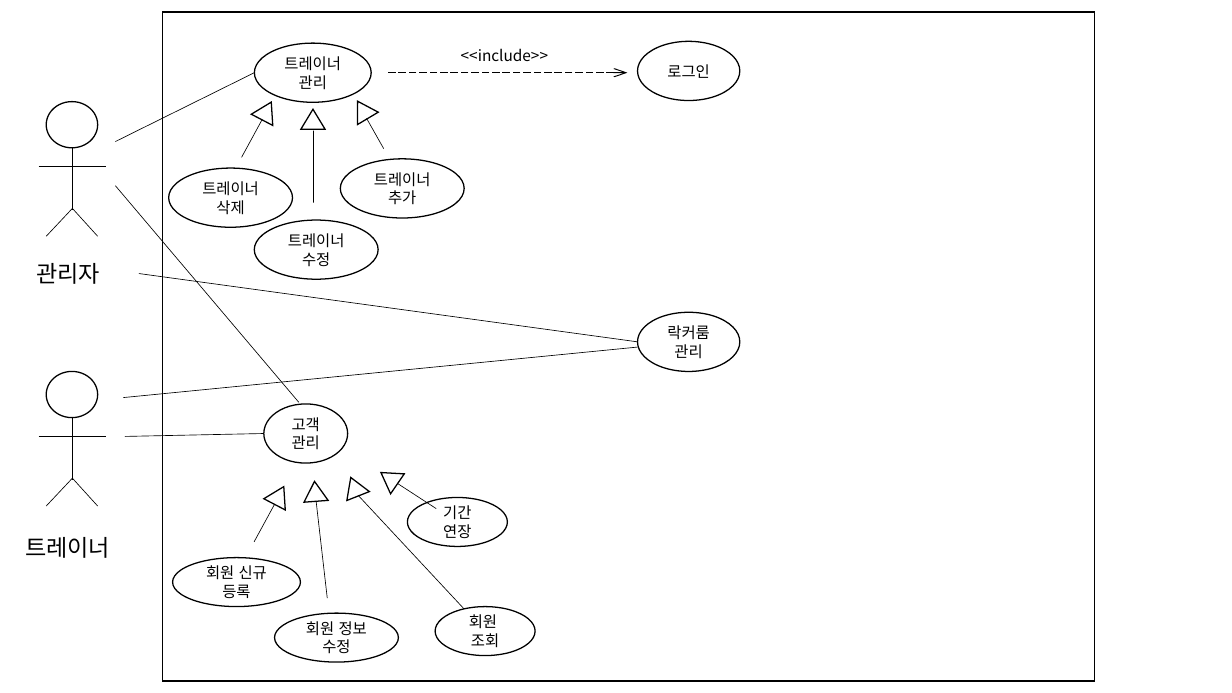
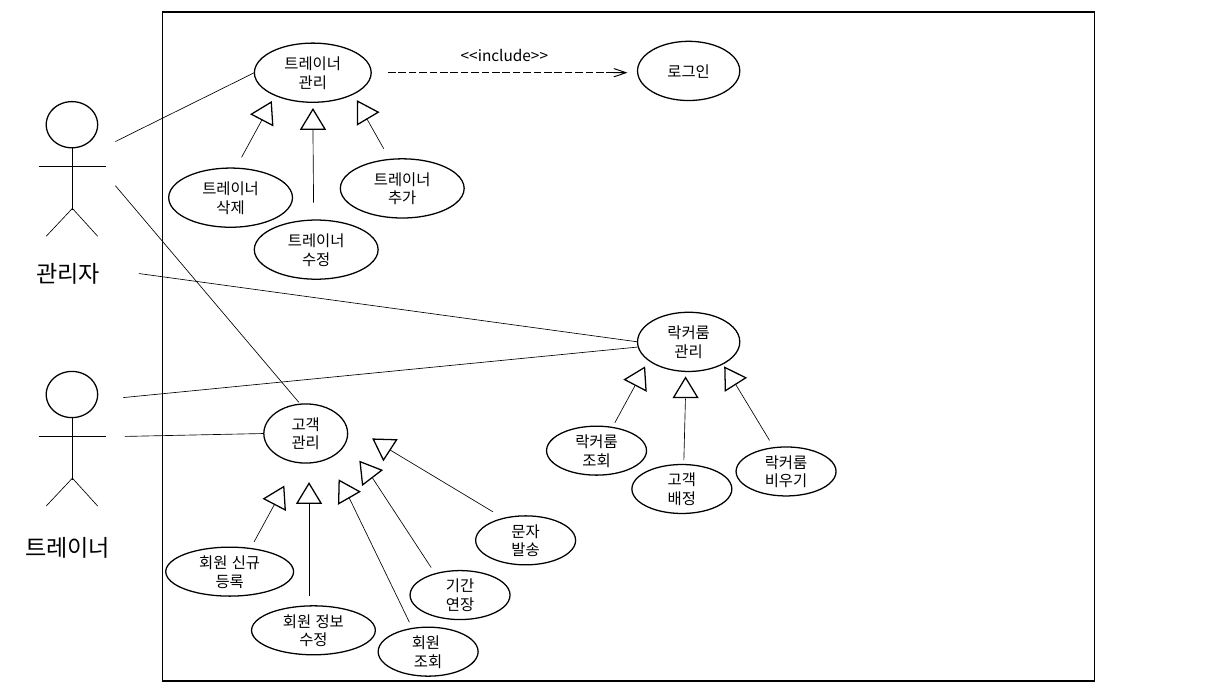
Before and after one commit to ohnchangmin/KB_study, a slide deck: slide 9 of C#/개인프로젝트/포트폴리오_GYM [자동 저장].pptx (slide 10 before the commit). Drawn at 1232x693 pixels with LibreOffice and Linux fonts; fonts in the diff are those of the drawing. Boxes give left, top, right and bottom in pixels: in the first picture for what was removed or moved away, otherwise in the second. Text is boxed around its words. In the diff, an @@ line names an element or a change of style, - is before the commit and + after.

```diff
--- a/C#/개인프로젝트/포트폴리오_GYM [자동 저장].pptx
+++ b/C#/개인프로젝트/포트폴리오_GYM [자동 저장].pptx
@@ line added from (636, 385) to (615, 422), #000000 0.5 pt @@
@@ flow chart extract added at bbox=[625, 362, 656, 391], fill #FFFFFF, outline #000000 1 pt @@
@@ flow chart extract added at bbox=[674, 378, 698, 398], fill #FFFFFF, outline #000000 1 pt @@
@@ flow chart extract added at bbox=[715, 361, 746, 391], fill #FFFFFF, outline #000000 1 pt @@
@@ line added from (736, 384) to (770, 441), #000000 0.5 pt @@
@@ line added from (686, 398) to (684, 460), #000000 0.5 pt @@
@@ flow chart extract added at bbox=[367, 429, 397, 460], fill #FFFFFF, outline #000000 1 pt @@
@@ ellipse added at bbox=[547, 426, 647, 475], fill #FFFFFF, outline #000000 1 pt, 12 pt, text #000000 @@
+락커룸
+조회
@@ ellipse added at bbox=[737, 447, 836, 496], fill #FFFFFF, outline #000000 1 pt, 12 pt, text #000000 @@
+락커룸
+비우기
@@ flow chart extract at bbox=[328, 474, 359, 504]: rotation 338 to 330 degrees @@
@@ flow chart extract at bbox=[350, 454, 382, 485]: rotation 304 to 322 degrees @@
@@ line moved from (397, 483) - (436, 508) to (372, 478) - (432, 567) @@
@@ line added from (390, 450) to (493, 512), #000000 0.5 pt @@
@@ ellipse added at bbox=[632, 465, 732, 514], fill #FFFFFF, outline #000000 1 pt, 12 pt, text #000000 @@
+고객
+배정
@@ flow chart extract at bbox=[297, 483, 321, 504]: rotation 355 to 0 degrees @@
@@ line moved from (316, 502) - (327, 598) to (309, 505) - (309, 596) @@
@@ line moved from (359, 495) - (464, 609) to (349, 498) - (409, 623) @@
@@ ellipse added at bbox=[476, 516, 576, 565], fill #FFFFFF, outline #000000 1 pt, 12 pt, text #000000 @@
+문자
+발송
@@ ellipse "회원 신규": place and size @@
-ellipse "회원 신규" at bbox=[173, 558, 300, 607]
+ellipse "회원 신규" at bbox=[165, 547, 293, 596]
@@ ellipse "기간": place and size @@
-ellipse "기간" at bbox=[408, 497, 507, 546]
+ellipse "기간" at bbox=[410, 571, 510, 620]
@@ ellipse "회원 정보": place and size @@
-ellipse "회원 정보" at bbox=[274, 614, 398, 663]
+ellipse "회원 정보" at bbox=[251, 606, 375, 655]
@@ ellipse "회원": place and size @@
-ellipse "회원" at bbox=[435, 607, 535, 656]
+ellipse "회원" at bbox=[378, 628, 478, 677]
```
Also in this commit, not shown: 1 slide removed.
